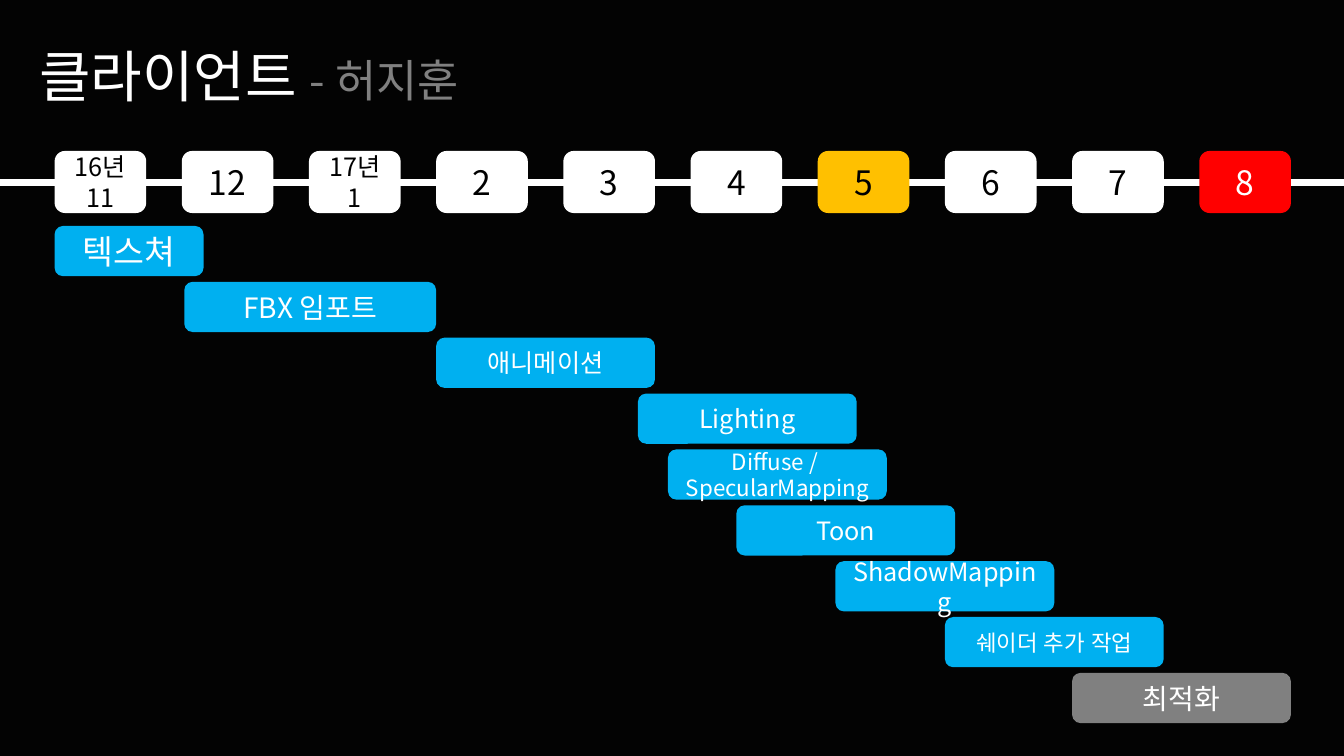
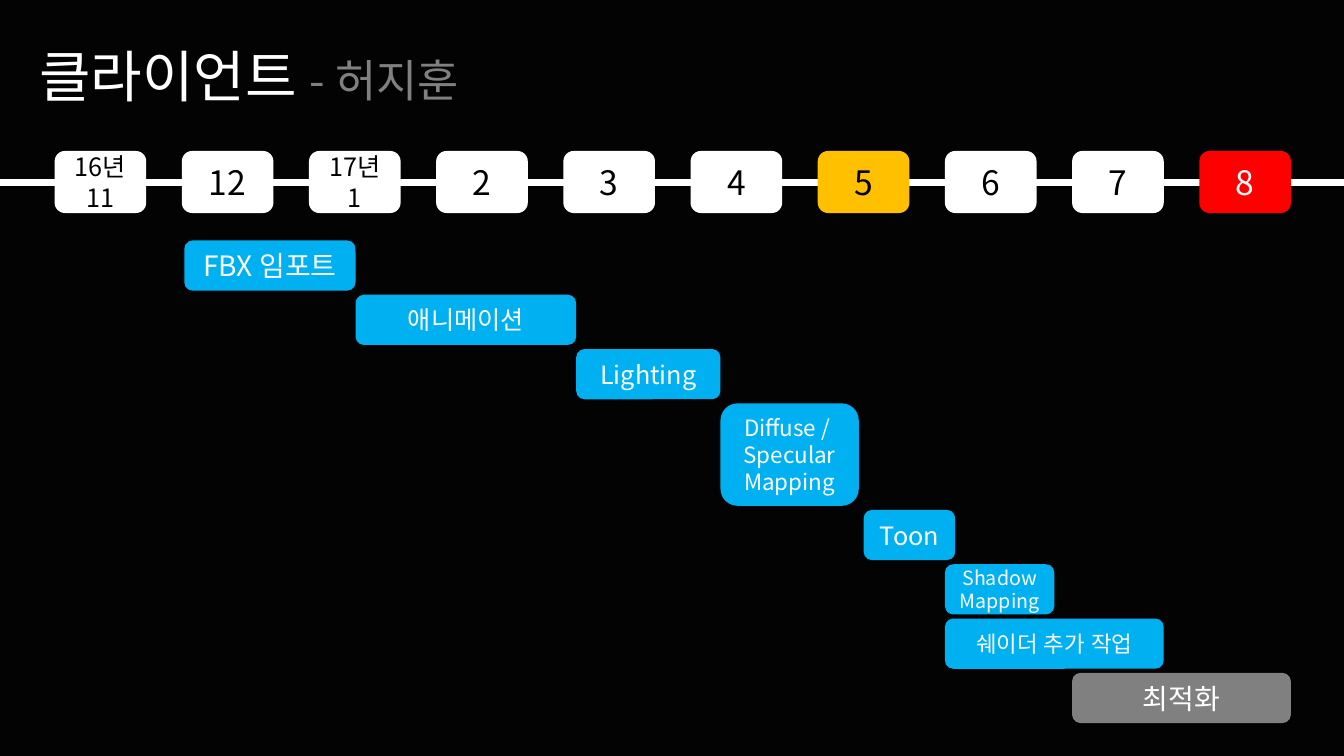
Before and after one commit to korleinster/gamebusdriver, a slide deck: slide 22 of documents/노루막이_김형준_신창섭_홍승필_허지훈.pptx. Drawn at 1344x756 pixels with LibreOffice and Linux fonts; fonts in the diff are those of the drawing; background and template pictures are left out. Boxes give left, top, right and bottom in pixels: in the first picture for what was removed or moved away, otherwise in the second. Text is boxed around its words. In the diff, an @@ line names an element or a change of style, - is before the commit and + after.

Commit message:
[신창섭]제안서 수정
1. 냉무

```diff
--- a/documents/노루막이_김형준_신창섭_홍승필_허지훈.pptx
+++ b/documents/노루막이_김형준_신창섭_홍승필_허지훈.pptx
@@ rounded rectangle removed at (54,226,204,276) @@
-텍스쳐
@@ rounded rectangle "FBX 임포트": place and size @@
-rounded rectangle "FBX 임포트" at (185,282,437,333)
+rounded rectangle "FBX 임포트" at (185,241,356,291)
@@ rounded rectangle "애니메이션": place and size @@
-rounded rectangle "애니메이션" at (437,338,655,388)
+rounded rectangle "애니메이션" at (356,294,577,345)
@@ rounded rectangle "Lighting": place and size @@
-rounded rectangle "Lighting" at (638,393,857,444)
+rounded rectangle "Lighting" at (577,349,721,399)
@@ rounded rectangle "Diffuse /": place and size @@
-rounded rectangle "Diffuse /" at (668,450,887,500)
+rounded rectangle "Diffuse /" at (721,403,859,506)
@@ text in rounded rectangle at (744,445,836,495): text changed @@
-SpecularMapping
+Specular
+Mapping
@@ rounded rectangle "Toon": place and size @@
-rounded rectangle "Toon" at (737,505,956,556)
+rounded rectangle "Toon" at (864,510,956,561)
@@ rounded rectangle "Shadow": place and size @@
-rounded rectangle "Shadow" at (836,562,1055,612)
+rounded rectangle "Shadow" at (945,565,1055,615)
@@ text in rounded rectangle at (960,569,1040,613): text changed; size 18 to 14 pt @@
-ShadowMapping
+Shadow
+Mapping
```
